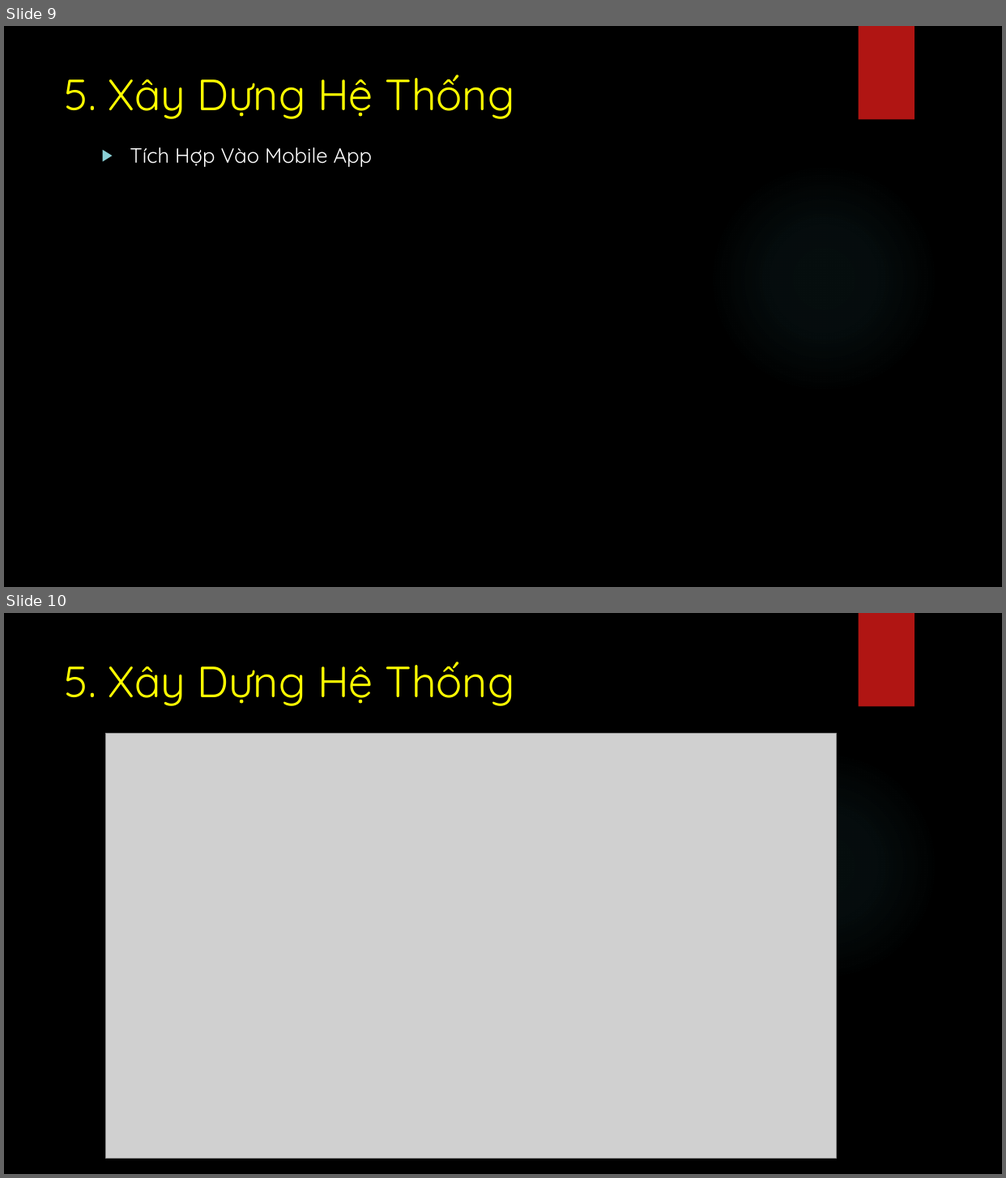
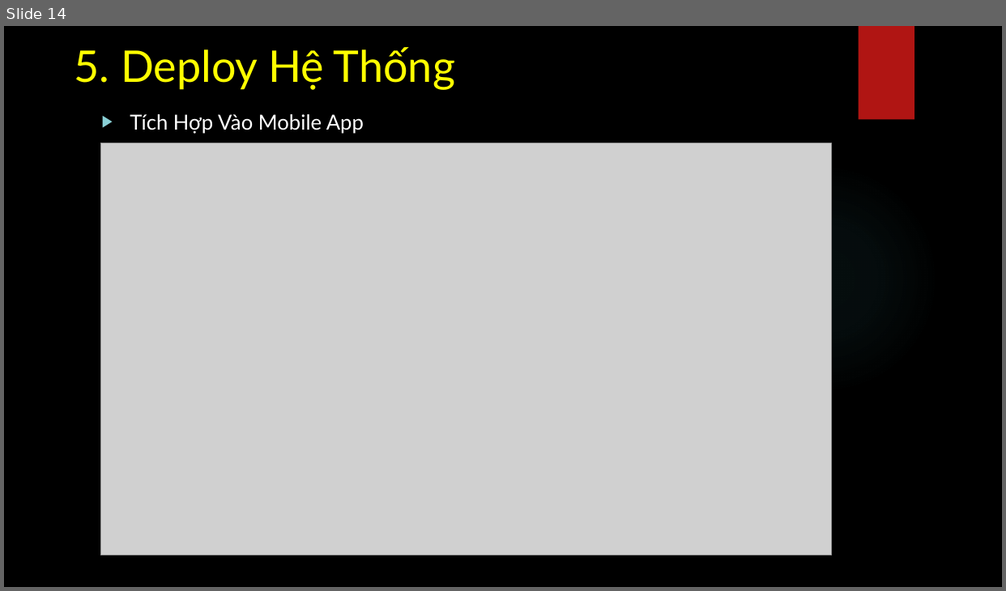
Before and after one commit to PhatBK/videojs-event-tracking-plugin, a slide deck: serminal/slides.pptx. Shown one above the other, each under a label of ours: slides 9 and 10 before the commit, slide 14 after it. The pictures are 1006x1178 and 1006x591 pixels, drawn with LibreOffice and Linux fonts; fonts in the diff are those of the drawing; grey boxes stand for pictures; background and template pictures are left out. Boxes give left, top, right and bottom in pixels: in the first picture for what was removed or moved away, otherwise in the second. Text is boxed around its words. In the diff, an @@ line names an element or a change of style, - is before the commit and + after.

```diff
--- a/serminal/slides.pptx
+++ b/serminal/slides.pptx
@@ slide 10 removed at box(4, 613, 1002, 1174), background picture (left out); not listed: 2 template elements that a slide beside it also shows @@
@@ title removed at box(65, 662, 515, 706) @@
-5. Xây Dựng Hệ Thống
@@ picture removed at box(106, 734, 837, 1158) @@
@@ what was slide 9 is now slide 14 @@
@@ slide 14 changed as well @@
@@ title at box(74, 47, 455, 90): text changed; font Quicksand to Lato @@
-5. Xây Dựng Hệ Thống
+5. Deploy Hệ Thống
@@ text "Tích Hợp Vào Mobile App": place and size @@
-text "Tích Hợp Vào Mobile App" at box(130, 148, 373, 167)
+text "Tích Hợp Vào Mobile App" at box(130, 114, 364, 134)
@@ text "Tích Hợp Vào Mobile App" at box(130, 114, 364, 134): font Quicksand to Lato @@
@@ picture added at box(100, 143, 831, 555) @@
```
Also in this commit, not shown: 9 other slides changed, 5 slides added.
